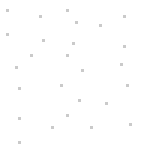
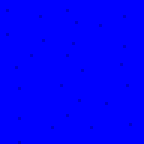
Two versions of the same layered image (144px x 144px). Layer-by-layer changes:
"tex_voidBody" (2nd of 2, in "tex_voidBody"): blend normal → multiply over [0, 0, 144, 144]
added layer "Layer 2 copy" in group "tex_voidBody" over [0, 0, 144, 144]
